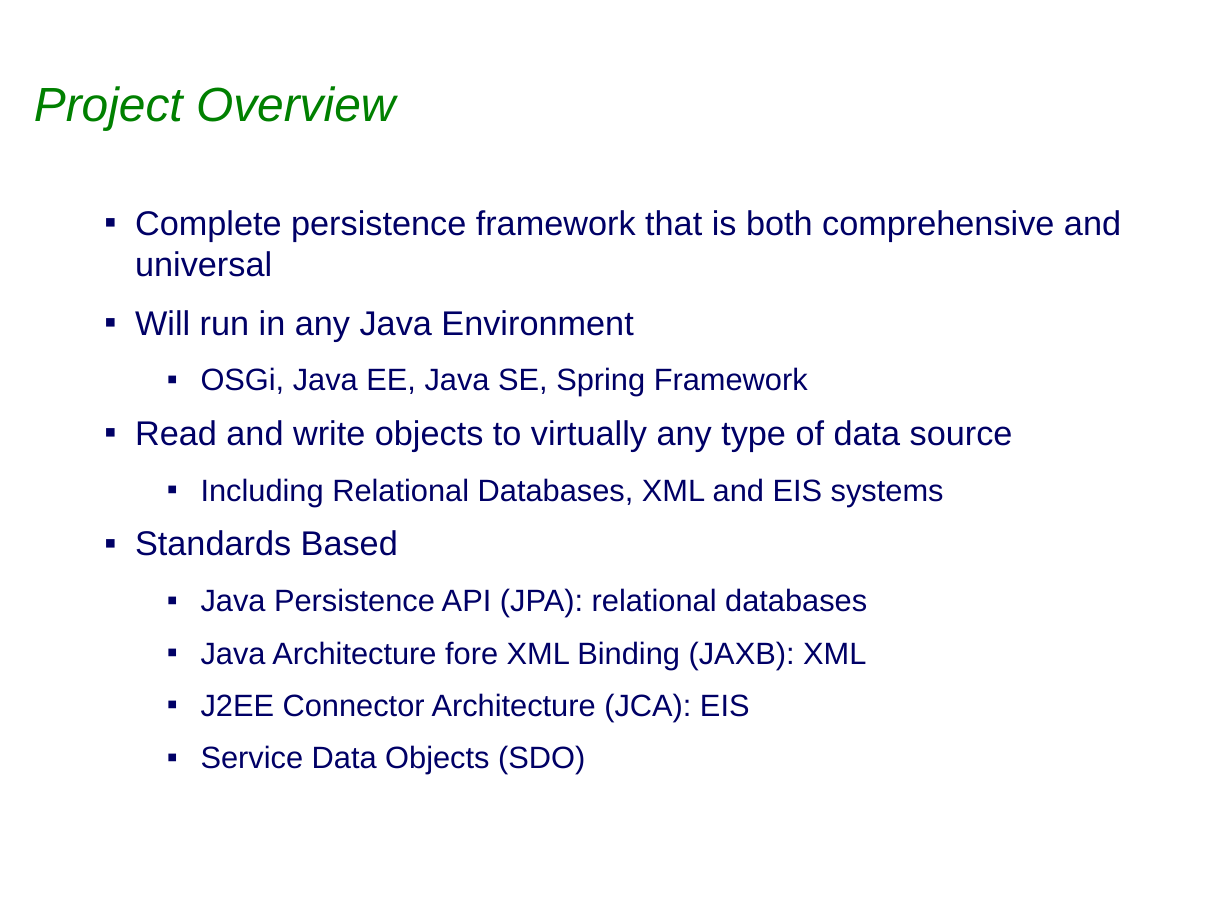
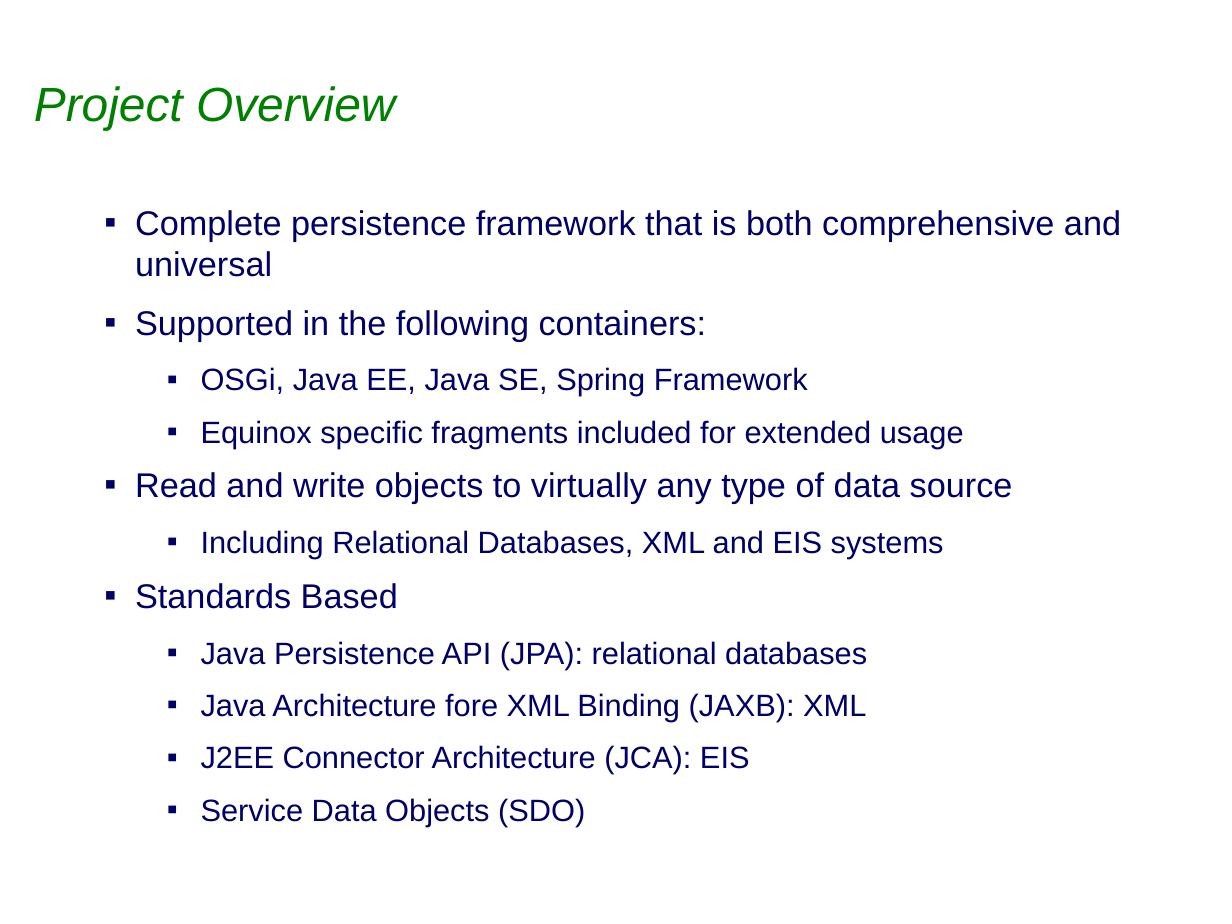
Before and after one commit to eclipse-ee4j/eclipselink, a slide deck: slide 2 of project-admin/Eclipselink_1.2.0_Release_Review.ppt. Drawn at 1232x924 pixels with LibreOffice and Linux fonts; fonts in the diff are those of the drawing; background and template pictures are left out. Boxes give left, top, right and bottom in pixels: in the first picture for what was removed or moved away, otherwise in the second. Text is boxed around its words. In the diff, an @@ line names an element or a change of style, - is before the commit and + after.

```diff
--- a/project-admin/Eclipselink_1.2.0_Release_Review.ppt
+++ b/project-admin/Eclipselink_1.2.0_Release_Review.ppt
@@ text at (135, 310, 706, 341): text changed @@
-▪ Will run in any Java Environment
+▪ Supported in the following containers:
@@ text at (201, 420, 964, 448): paragraph added @@
+  ▪ Equinox specific fragments included for extended usage
```
Also in this commit, not shown: 1 other file.
